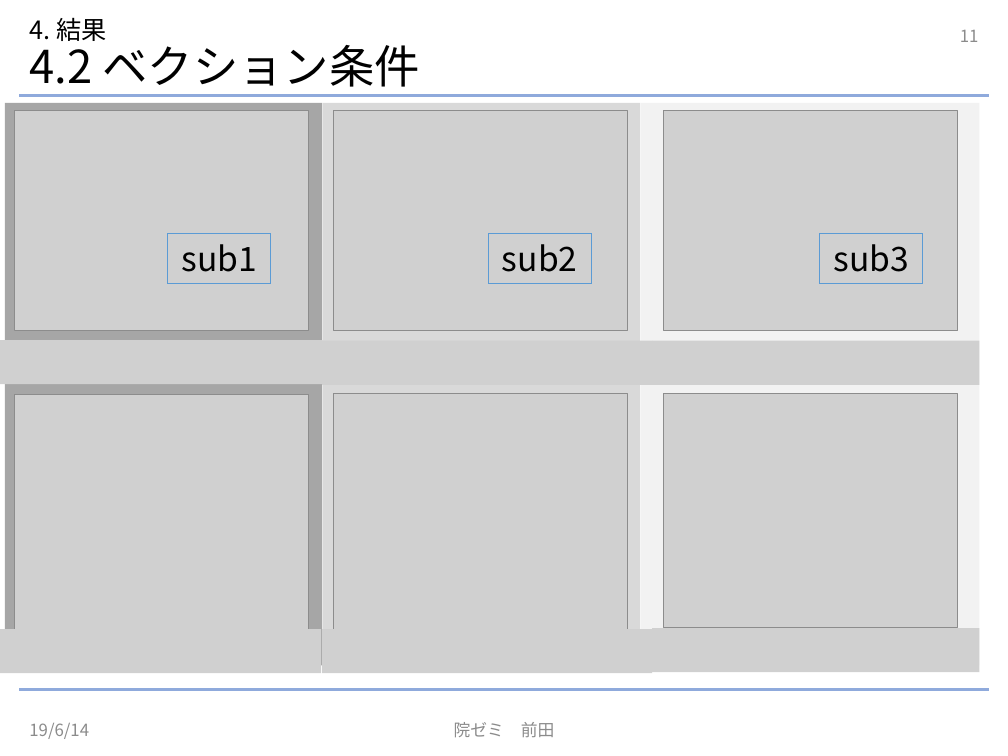
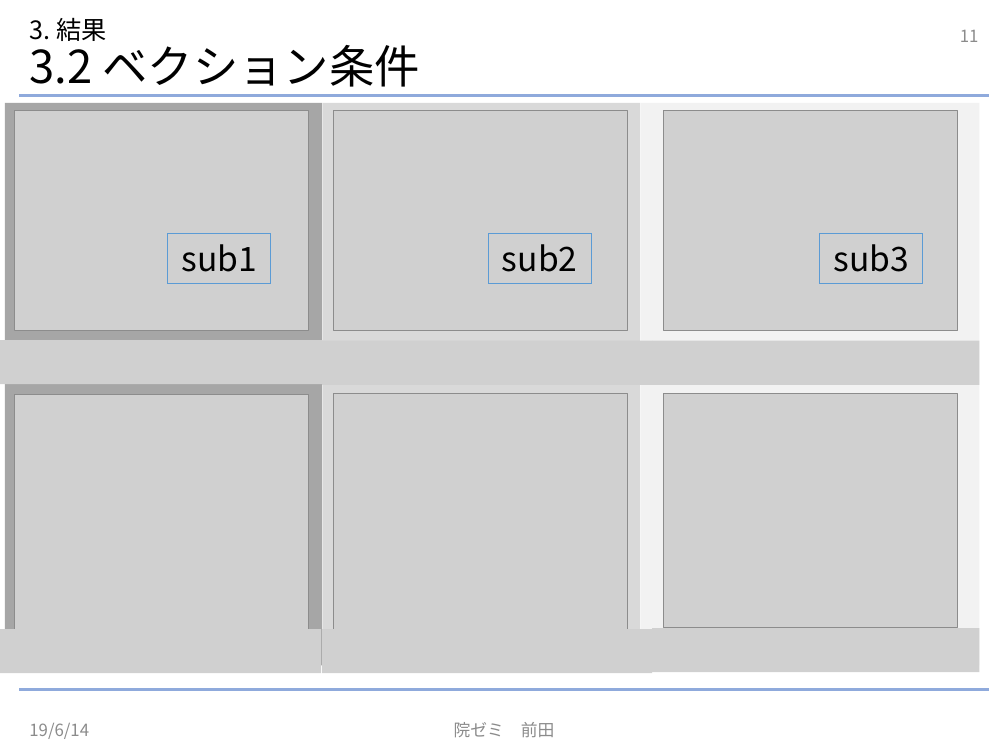
Before and after one commit to NephilimK/insemi190614, a slide deck: slide 11 of InSemi190614.pptx. Drawn at 1008x756 pixels with LibreOffice and Linux fonts; fonts in the diff are those of the drawing; grey boxes stand for pictures. Boxes give left, top, right and bottom in pixels: in the first picture for what was removed or moved away, otherwise in the second. Text is boxed around its words. In the diff, an @@ line names an element or a change of style, - is before the commit and + after.

```diff
--- a/InSemi190614.pptx
+++ b/InSemi190614.pptx
@@ title at [29,17,421,95]: text changed @@
-4. 結果
-4.2 ベクション条件
+3. 結果
+3.2 ベクション条件
```
Also in this commit, not shown: 9 other slides changed, 1 other file.
